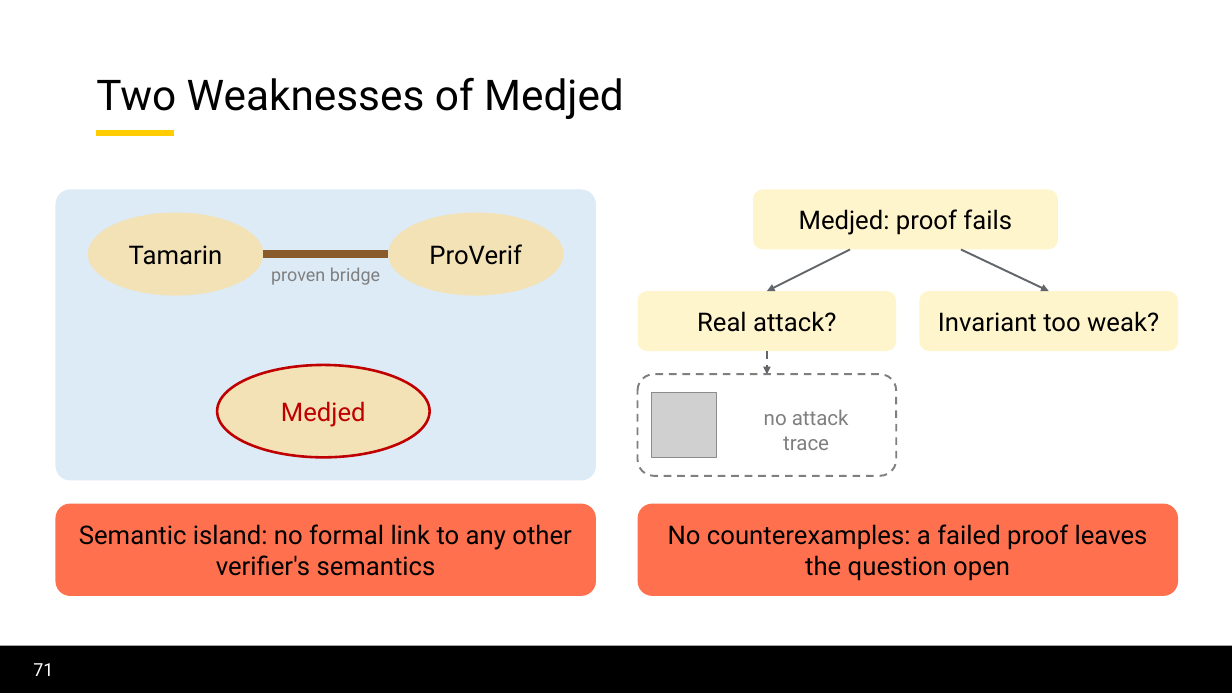
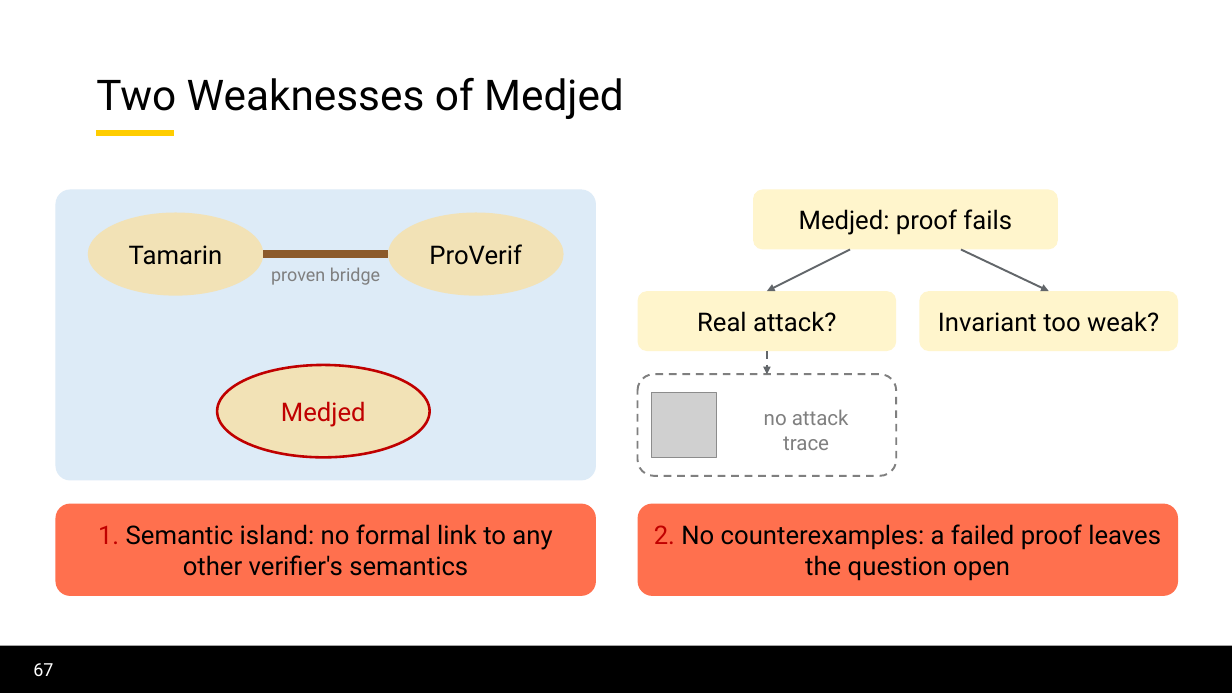
Before and after one commit to lorchrob/thesis_proposal_slides, a slide deck: slide 67 of slides.pptx (slide 71 before the commit). Drawn at 1232x693 pixels with LibreOffice and Linux fonts; fonts in the diff are those of the drawing; grey boxes stand for pictures; background and template pictures are left out. Boxes give left, top, right and bottom in pixels: in the first picture for what was removed or moved away, otherwise in the second. Text is boxed around its words. In the diff, an @@ line names an element or a change of style, - is before the commit and + after.

```diff
--- a/slides.pptx
+++ b/slides.pptx
@@ text in rounded rectangle at [98, 524, 552, 576]: text changed @@
-Semantic island: no formal link to any other verifier's semantics
+1. Semantic island: no formal link to any other verifier's semantics
@@ text in rounded rectangle at [654, 524, 1161, 581]: text changed @@
-No counterexamples: a failed proof leaves the question open
+2. No counterexamples: a failed proof leaves the question open
@@ page number at [33, 663, 53, 676]: text changed @@
-71
+67
```
Also in this commit, not shown: 46 other slides changed, 14 slides added, 17 slides removed.
